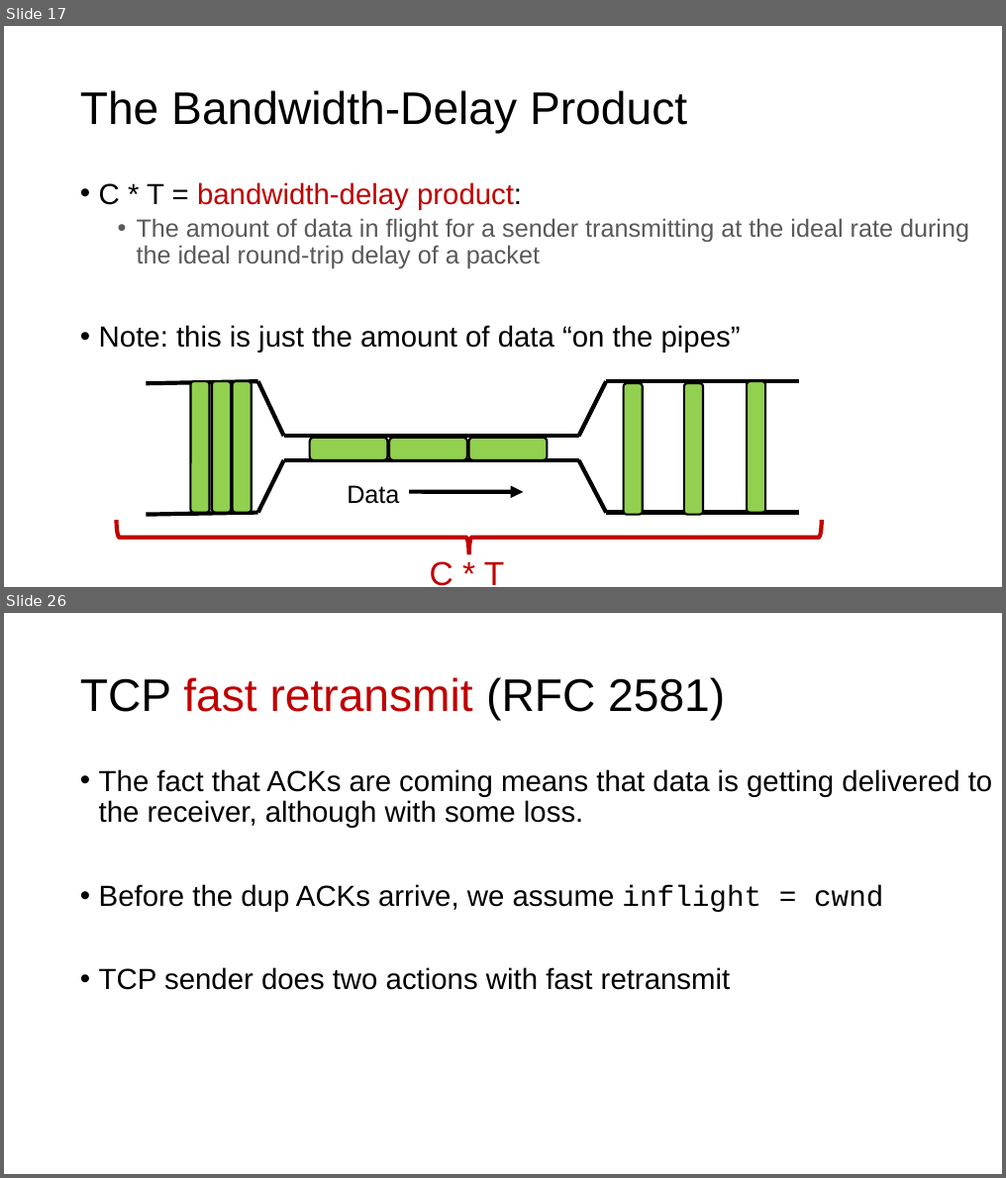
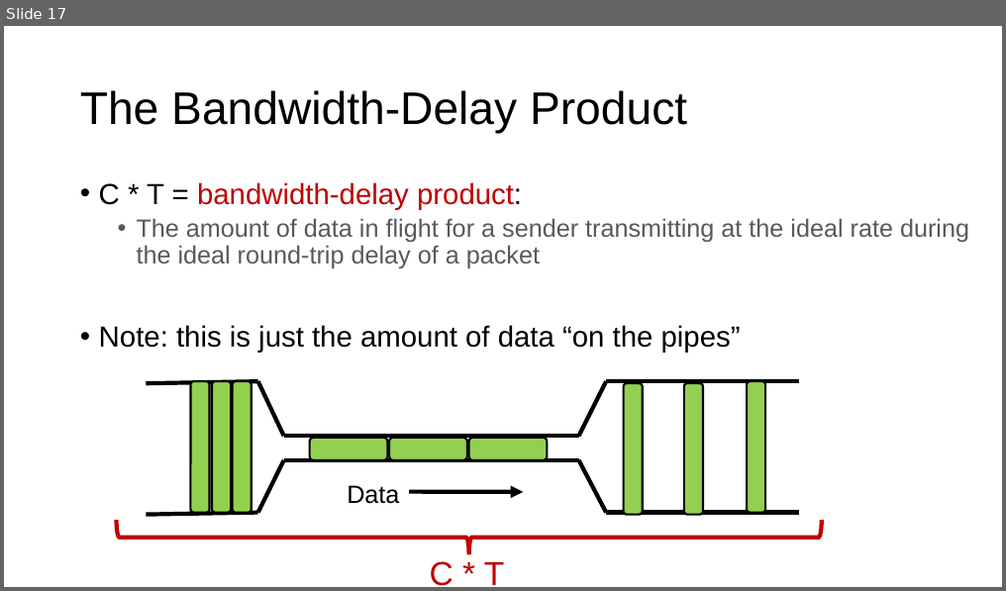
Before and after one commit to ngsrinivas/coursegen, a slide deck: ex/352-F24/staging/352-F24/lectures/18-tp-congestioncontrol-2.pptx. Shown one above the other, each under a label of ours: slides 17 and 26 before the commit, slide 17 after it; the slides between them are not shown. The pictures are 1006x1178 and 1006x591 pixels, drawn with LibreOffice and Linux fonts; fonts in the diff are those of the drawing. Boxes give left, top, right and bottom in pixels: in the first picture for what was removed or moved away, otherwise in the second. Text is boxed around its words. In the diff, an @@ line names an element or a change of style, - is before the commit and + after.

```diff
--- a/ex/352-F24/staging/352-F24/lectures/18-tp-congestioncontrol-2.pptx
+++ b/ex/352-F24/staging/352-F24/lectures/18-tp-congestioncontrol-2.pptx
@@ slide 26 removed at (x1=4, y1=613, x2=1002, y2=1174), background #FFFFFF @@
@@ title removed at (x1=80, y1=677, x2=725, y2=721) @@
-TCP fast retransmit (RFC 2581)
@@ text removed at (x1=99, y1=769, x2=992, y2=990) @@
-• The fact that ACKs are coming means that data is getting delivered to the receiver, although with some loss.
-• Before the dup ACKs arrive, we assume inflight = cwnd
-• TCP sender does two actions with fast retransmit
```
Also in this commit, not shown: 24 other slides removed, 3 other files.
